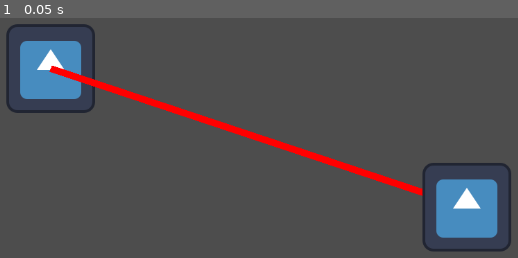
Above: before the commit, frame 1.
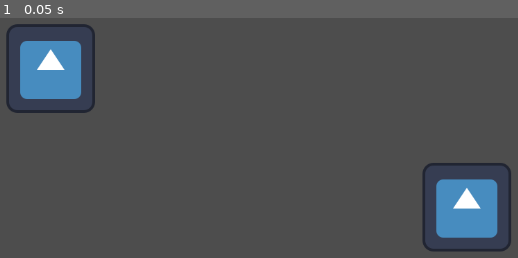
Above: after the commit, the same moment.

Repository: Shykaro/SimulatedAI
Game: Godot game, scene res://Scenes/npc visualization.tscn
The game is run twice, just before and just after one commit, with the same random seed, the same clock (stepped at 60 frames per second) and the same inputs. The engine's default icon, where the game draws it, is replaced by a stand-in: a white triangle on a blue panel in a dark square.
Inputs:
- Up to frame 1 (0.05 s): no input

The runs differ from the first frame. In frame 1, 2.3% of the frame differs, in the area x 9-82%, y 20-75%.
Error before the commit: Trying to assign value of type 'Nil' to a variable of type 'Dictionary'. (res://Scripts/RequestHandler.gd:24)

Commit message:
8pm Choice & RequestHandlerManager
- Hourly event (8pm and hourly)
- NPC chooses who to call and establishes communication
- RequestHandlerManager handles all RequestHandlers from now on and requests can be interfaced with start_request. => Multiple Requests from one npc at a time (prevents errors)

Diff:
--- a/GodotProject/Scenes/npc visualization.tscn
+++ b/GodotProject/Scenes/npc visualization.tscn
@@ -1,6 +1,7 @@
-[gd_scene load_steps=3 format=3 uid="uid://ce8bkw7m5yo5k"]
+[gd_scene load_steps=4 format=3 uid="uid://ce8bkw7m5yo5k"]
 
 [ext_resource type="Script" path="res://Scripts/GameManager.gd" id="2_eeqxv"]
+[ext_resource type="Script" path="res://Scripts/RequestHandlerManager.gd" id="3_px0po"]
 [ext_resource type="Script" path="res://Scripts/NPCManager.gd" id="4_5a08b"]
 
 [node name="Game" type="Node2D"]
@@ -10,3 +11,6 @@
 
 [node name="GameManager" type="Node" parent="."]
 script = ExtResource("2_eeqxv")
+
+[node name="RequestHandlerManager" type="Node" parent="."]
+script = ExtResource("3_px0po")
--- a/GodotProject/Scripts/GameManager.gd
+++ b/GodotProject/Scripts/GameManager.gd
@@ -1,7 +1,8 @@
 extends Node
 
 var time_count: int = 0
-var hour: int = 1
+var hour: int = 8
+var time_of_day: String = " pm"
 # Called when the node enters the scene tree for the first time.
 func _ready():
 	var _npc0: NPC = NPCManager.create_npc("Elong Ma", "llama3", Vector2(200,200))
@@ -10,7 +11,7 @@
 	get_tree().get_root().get_node("/root/Game/NPCManager").add_child(_npc1)
 	#create_npc("Jeff", "phi", 6,  Vector2(800,200))
 	#create_npc("Lara", "phi", 8,  Vector2(200,400))
-	_npc0.check_for_npc_available() #starts test run of conversation
+	#_npc0.check_for_npc_available() #starts test run of conversation
 
 
 # Called every frame. 'delta' is the elapsed time since the previous frame.
@@ -18,14 +19,34 @@
 	time_count += 1
 	if(time_count==150000000): time_count = 0 #so that int doesnt overflow
 	if(time_count%500==0):
-		_hourly_event()
+		if(check_npcs_thinking()):
+			time_count -=1
+		else:
+			_hourly_event()
 		#print(".")
 
 
 func _hourly_event():
 	#do something
-	#for _npc: NPC in NPCManager.npc_list:
-		#_npc.request_answer("You are "+ _npc.name + ". It's "+str(hour)+"o'clock. What are you doing right now?")
+	print("---------------- "+"It is "+str(hour)+time_of_day+". -------------")
+	if(hour==8&&time_of_day==" pm"):
+		for _npc: NPC in NPCManager.npc_list:
+			_npc.request_choice("You are "+ _npc.name + ". It's "+str(hour)+time_of_day+". You may call one of your neighbors. You know "+NPCManager.get_npc_list_as_string()+". Who would you like to call? Answer with just their name. Example: Name")
+	else:
+		for _npc: NPC in NPCManager.npc_list:
+			_npc.request_answer("You are "+ _npc.name + ". It's "+str(hour)+time_of_day+". What are you doing right now? Are you sleeping, working or doing something else?")
+
+	increment_time()
+
+func check_npcs_thinking():
+	var is_anyone_thinking: bool = false
+	for _npc: NPC in NPCManager.npc_list:
+		if(_npc.is_thinking): is_anyone_thinking = true
+	return is_anyone_thinking
+
+func increment_time():
 	hour += 1
-	if(hour==25): hour = 1
-	pass
+	if(hour==13):
+		hour = 1
+		if(time_of_day == " am"): time_of_day = " pm"
+		else: time_of_day = " am"
--- a/GodotProject/Scripts/NPC.gd
+++ b/GodotProject/Scripts/NPC.gd
@@ -5,42 +5,57 @@
 @export var id: int
 var associated_llm: String
 var conversation_partner: NPC
-var request_handler: RequestHandler = RequestHandler.new()
+
+var is_thinking: bool = false
+var is_choosing: bool = false
 #var timeout_interval: int = 10
 # Called when the node enters the scene tree for the first time.
 func start():
 	#assert(id != null, "WARNING: NPC instance has no id!") this can be used to debug (basically, if then print)
 	id = NPCManager.npc_list.size()
-	self.add_child(request_handler)
-	request_handler.request_processed.connect(_on_reply_received)
 
 func check_for_npc_available():
 	#try to establish communication with another NPC
-	if(conversation_partner == null): #if not talking
 		for i in range(NPCManager.npc_list.size()): #Goes through all npcs
-			if(NPCManager.npc_list[i].id != self.id): #if the other npc it not self
-				if(NPCManager.npc_list[i].conversation_partner == null): # and the other is not talking
-					_establish_communication(NPCManager.npc_list[i])
-					break
+			_establish_communication(NPCManager.npc_list[i])
+			break
 
-func _establish_communication(_npc: NPC):
-	conversation_partner = _npc
-	conversation_partner.conversation_partner = self
-	_add_line2D() #adds line from self to conversation partner
-	var init_message = "You meet "+conversation_partner.name+". You are "+name+". You have apples on your mind. What do you say? One sentence"
-	request_answer(init_message)
+func _establish_communication(_npc: NPC): #To use for npc to npc conversation
+	if(conversation_partner == null):#if not talking
+		if(_npc.id != self.id): #if the other npc it not self
+			if(_npc.conversation_partner == null): # and the other is not talking
+				conversation_partner = _npc
+				conversation_partner.conversation_partner = self
+				_add_line2D() #adds line from self to conversation partner
+				var init_message = "You meet "+conversation_partner.name+". You are "+name+". You have apples on your mind. What do you say? One sentence"
+				request_answer(init_message)
 
-func _on_reply_received(_json: Dictionary):
-	var reply_string: String = _json["message"]["content"]
+func _on_request_completed(_request_handler: RequestHandler, _dict: Dictionary):
+	is_thinking = false
+	var reply_string: String = _dict["message"]["content"]
 	print(self.name+":")
 	print(reply_string)
 	print()
-	_chat_with(reply_string, conversation_partner)
+	if(conversation_partner!=null): _chat_with(reply_string, conversation_partner)
+	if(is_choosing):
+		for _npc: NPC in NPCManager.npc_list:
+			if(_npc.name == reply_string):
+				is_choosing = false
+				_establish_communication(_npc)
+		if(conversation_partner==null): print("No NPC was chosen")
+		is_choosing = false
 
-func request_answer(_message: String):
-	request_handler.chat(_message, associated_llm) # to own LLM
+func request_answer(_message: String): #sends a request to own LLM
+	is_thinking = true
+	RequestHandlerManager.start_request(self, _message)
+
+func request_choice(_message: String):
+	is_thinking = true
+	is_choosing = true
+	RequestHandlerManager.start_request(self, _message)
 
 func _chat_with(_message: String, _npc: NPC):
+	#print(_message)
 	_npc.request_answer(_message)
 
 func _on_conversation_over(_json: Dictionary):
--- a/GodotProject/Scripts/NPCManager.gd
+++ b/GodotProject/Scripts/NPCManager.gd
@@ -23,3 +23,10 @@
 	_npc.position = _given_position
 	_npc.start()
 	return _npc
+
+static func get_npc_list_as_string():
+	var list_as_string: String = ""
+	for _npc: NPC in NPCManager.npc_list:
+		if(list_as_string==""): list_as_string+=_npc.name
+		list_as_string+=", "+_npc.name
+	return list_as_string
--- a/GodotProject/Scripts/RequestHandler.gd
+++ b/GodotProject/Scripts/RequestHandler.gd
@@ -1,13 +1,12 @@
 extends HTTPRequest
 
 class_name RequestHandler
-
 var model = "phi" #"starling-lm"
 var headers = [] #["Content-Type: application/json"]
 var prompt: String = "Hello, world!"
 var messages: Array = []
 #var body: String = JSON.stringify({"model": model, "prompt": prompt, "stream": false})
-signal request_processed(dict: Dictionary)
+signal request_processed(request_handler: RequestHandler, dict: Dictionary)
 
 #for chatting:
 #var messages = [{"role": "user", "content": "Hello, world!"}]
@@ -26,7 +25,7 @@
 		#print(json)
 		messages.append(json["message"])
 		#print(messages)
-		request_processed.emit(json)
+		request_processed.emit(self, json)
 	else:
 		print("JSON was empty!")
 
--- /dev/null
+++ b/GodotProject/Scripts/RequestHandlerManager.gd
@@ -0,0 +1,23 @@
+extends Node
+
+class_name RequestHandlerManager
+
+static var instance: RequestHandlerManager
+static var request_handler_list: Array = []
+
+func _ready():
+	instance = self
+
+static func start_request(_npc: NPC, _message: String):
+	var associated_llm = _npc.associated_llm
+	var _request_handler: RequestHandler = RequestHandler.new()
+	instance.add_child(_request_handler)
+	_request_handler.request_processed.connect(_npc._on_request_completed)
+	_request_handler.request_processed.connect(instance._delete_request_handler)
+	_request_handler.chat(_message, associated_llm)
+	request_handler_list.append(_request_handler)
+
+static func _delete_request_handler(_request_handler: RequestHandler, _dict: Dictionary):
+	for request_handler in request_handler_list:
+		if(request_handler == _request_handler):
+			instance.remove_child(request_handler)
